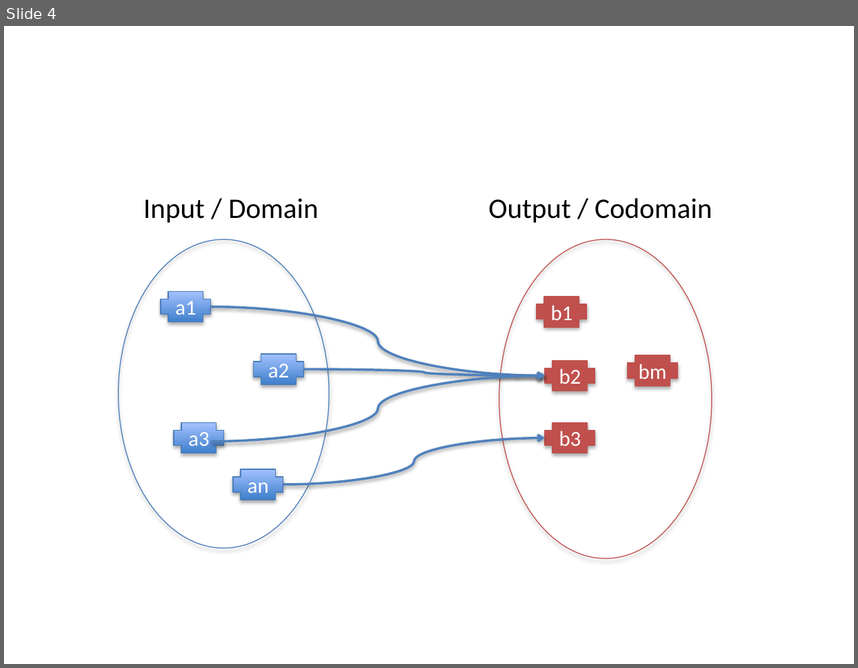
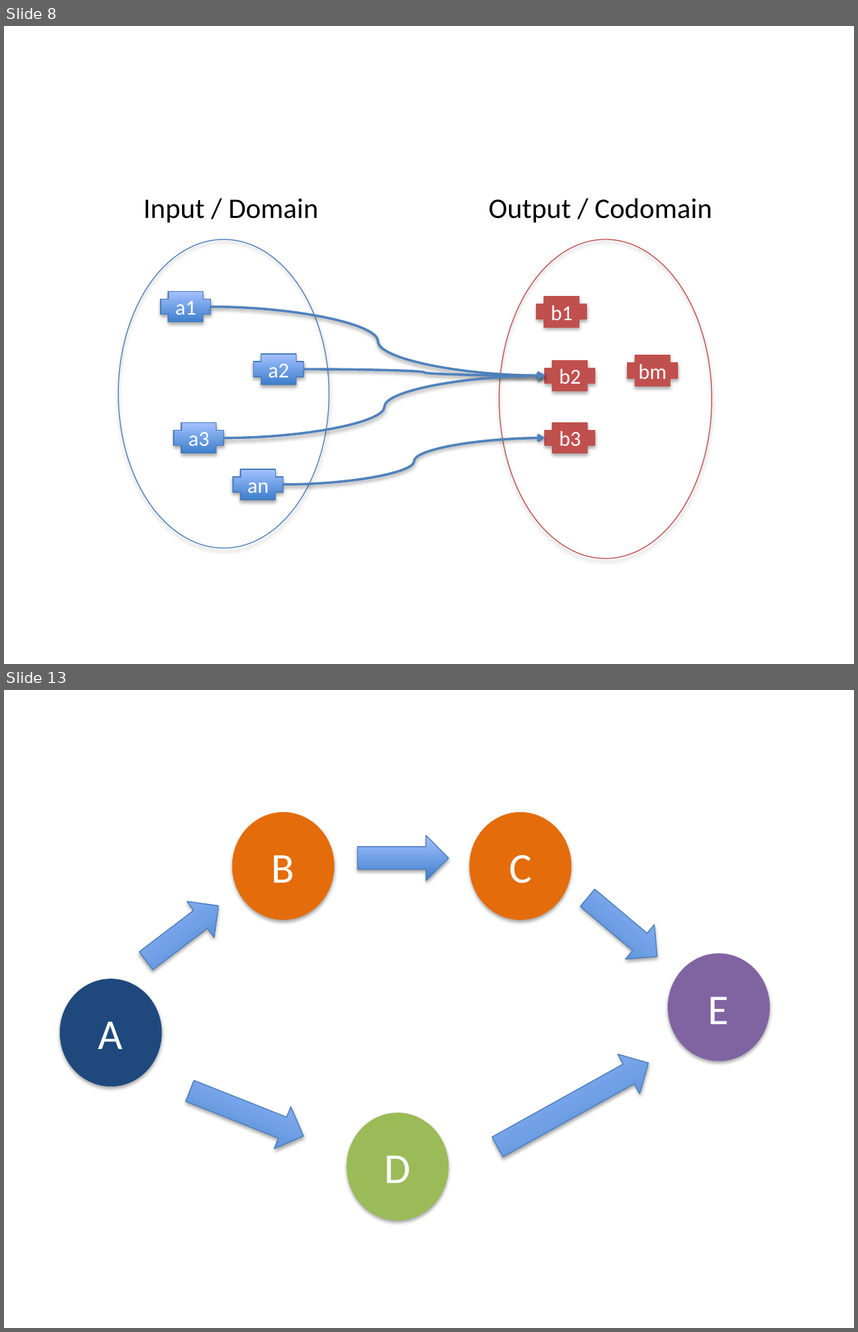
Before and after one commit to fp-tower/foundations, a slide deck: Diagrams.pptx. Shown one above the other, each under a label of ours: slide 4 before the commit, slides 8 and 13 after it; the slides between them are not shown. The pictures are 858x668 and 858x1332 pixels, drawn with LibreOffice and Linux fonts; fonts in the diff are those of the drawing. Boxes give left, top, right and bottom in pixels: in the first picture for what was removed or moved away, otherwise in the second. Text is boxed around its words. In the diff, an @@ line names an element or a change of style, - is before the commit and + after.

```diff
--- a/Diagrams.pptx
+++ b/Diagrams.pptx
@@ slide 13 added at [4,690,854,1328], background #FFFFFF @@
@@ ellipse added at [232,812,334,920], fill #E46C0A, 36 pt, text #FFFFFF @@
+B
@@ ellipse added at [469,812,571,920], fill #E46C0A, 36 pt, text #FFFFFF @@
+C
@@ right arrow added at [358,836,448,880], fill gradient #3F80CE to #A4C4FF, outline #4B7EBC 0.75 pt @@
@@ right arrow added at [132,887,232,978], fill gradient #3F80CE to #A4C4FF, outline #4B7EBC 0.75 pt @@
@@ right arrow added at [573,880,672,974], fill gradient #3F80CE to #A4C4FF, outline #4B7EBC 0.75 pt @@
@@ ellipse added at [668,954,770,1061], fill #8064A2, 36 pt, text #FFFFFF @@
+E
@@ ellipse added at [60,978,162,1086], fill #1F497D, 36 pt, text #FFFFFF @@
+A
@@ right arrow added at [487,1043,660,1166], fill gradient #3F80CE to #A4C4FF, outline #4B7EBC 0.75 pt @@
@@ right arrow added at [182,1069,312,1156], fill gradient #3F80CE to #A4C4FF, outline #4B7EBC 0.75 pt @@
@@ ellipse added at [346,1112,448,1221], fill #9BBB59, 36 pt, text #FFFFFF @@
+D
@@ what was slide 4 is now slide 8 @@
@@ slide 8 changed as well @@
@@ curved arrow moved from (210, 441) - (545, 375) to (224, 437) - (545, 375) @@
```
Also in this commit, not shown: 3 other slides changed, 8 other slides added, 13 other files.
